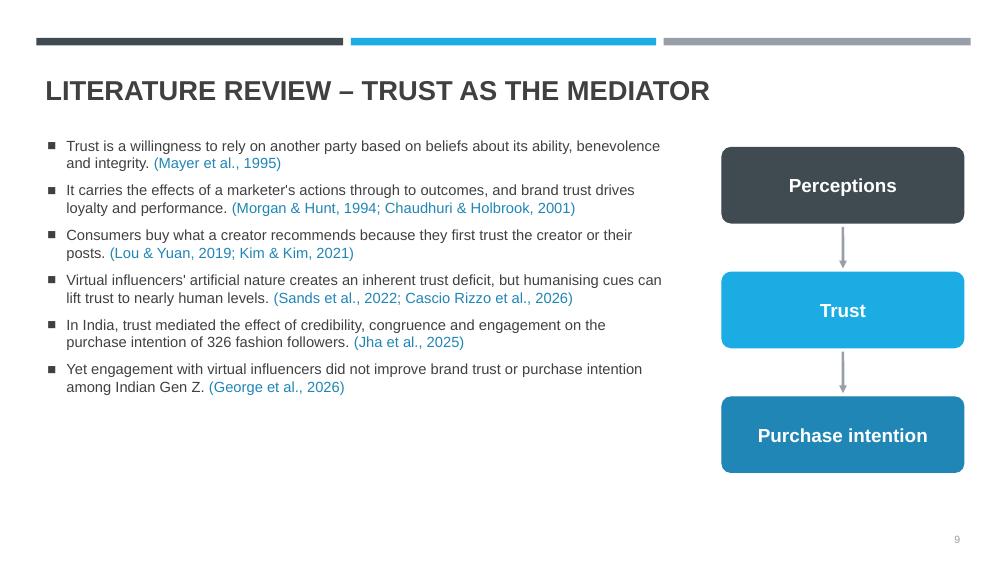
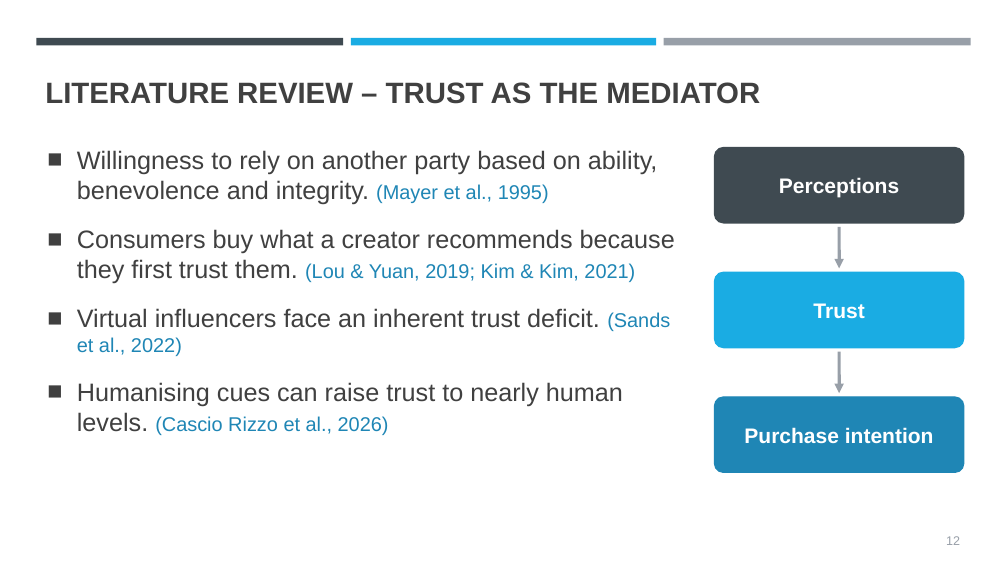
Before and after one commit to Abhiramjayan-versiert/AJ-Claude-, a slide deck: slide 12 of presentation/Virtual_Influencers_Trust_Purchase_Intention_GenZ.pptx (slide 9 before the commit). Drawn at 1008x567 pixels with LibreOffice and Linux fonts; fonts in the diff are those of the drawing. Boxes give left, top, right and bottom in pixels: in the first picture for what was removed or moved away, otherwise in the second. Text is boxed around its words. In the diff, an @@ line names an element or a change of style, - is before the commit and + after.

```diff
--- a/presentation/Virtual_Influencers_Trust_Purchase_Intention_GenZ.pptx
+++ b/presentation/Virtual_Influencers_Trust_Purchase_Intention_GenZ.pptx
@@ title "LITERATURE REVIEW – TRUST AS ..." at box(45, 82, 760, 104): size 26 to 28 pt @@
@@ text "Perceptions": place and size @@
-text "Perceptions" at box(789, 178, 897, 196)
+text "Perceptions" at box(779, 177, 899, 198)
@@ rounded rectangle: place and size @@
-rounded rectangle at box(722, 147, 964, 223)
+rounded rectangle at box(715, 147, 964, 223)
@@ text at box(77, 150, 675, 435): text changed; size 14 to 24 pt @@
-■ Trust is a willingness to rely on another party based on beliefs about its ability, benevolence and integrity. (Mayer et al., 1995)
-■ It carries the effects of a marketer's actions through to outcomes, and brand trust drives loyalty and performance. (Morgan & Hunt, 1994; Chaudhuri & Holbrook, 2001)
-■ Consumers buy what a creator recommends because they first trust the creator or their posts. (Lou & Yuan, 2019; Kim & Kim, 2021)
-■ Virtual influencers' artificial nature creates an inherent trust deficit, but humanising cues can lift trust to nearly human levels. (Sands et al., 2022; Cascio Rizzo et al., 2026)
-■ In India, trust mediated the effect of credibility, congruence and engagement on the purchase intention of 326 fashion followers. (Jha et al., 2025)
-■ Yet engagement with virtual influencers did not improve brand trust or purchase intention among Indian Gen Z. (George et al., 2026)
+■ Willingness to rely on another party based on ability, benevolence and integrity. (Mayer et al., 1995)
+■ Consumers buy what a creator recommends because they first trust them. (Lou & Yuan, 2019; Kim & Kim, 2021)
+■ Virtual influencers face an inherent trust deficit. (Sands et al., 2022)
+■ Humanising cues can raise trust to nearly human levels. (Cascio Rizzo et al., 2026)
@@ arrow moved from (843, 227) - (843, 268) to (839, 227) - (839, 268) @@
@@ arrow (839, 227) - (839, 268): stroke #989FA8 2.5 pt to #989FA8 3 pt @@
@@ text "Trust": place and size @@
-text "Trust" at box(820, 304, 866, 317)
+text "Trust" at box(813, 303, 864, 319)
@@ rounded rectangle: place and size @@
-rounded rectangle at box(722, 272, 964, 348)
+rounded rectangle at box(715, 272, 964, 348)
@@ arrow moved from (843, 352) - (843, 393) to (839, 352) - (839, 393) @@
@@ arrow (839, 352) - (839, 393): stroke #989FA8 2.5 pt to #989FA8 3 pt @@
@@ size 18 to 20 pt in 3 elements at box(779, 177, 899, 198), box(813, 303, 864, 319), box(744, 427, 934, 444) @@
@@ text "Purchase intention": place and size @@
-text "Purchase intention" at box(758, 428, 928, 442)
+text "Purchase intention" at box(744, 427, 934, 444)
@@ rounded rectangle: place and size @@
-rounded rectangle at box(722, 397, 964, 473)
+rounded rectangle at box(715, 397, 964, 473)
@@ page number added at box(946, 536, 960, 545), 12 pt, text #989FA8 @@
+12
@@ page number removed at box(954, 536, 960, 543) @@
-9
```
Also in this commit, not shown: 16 other slides changed, 5 slides added.
